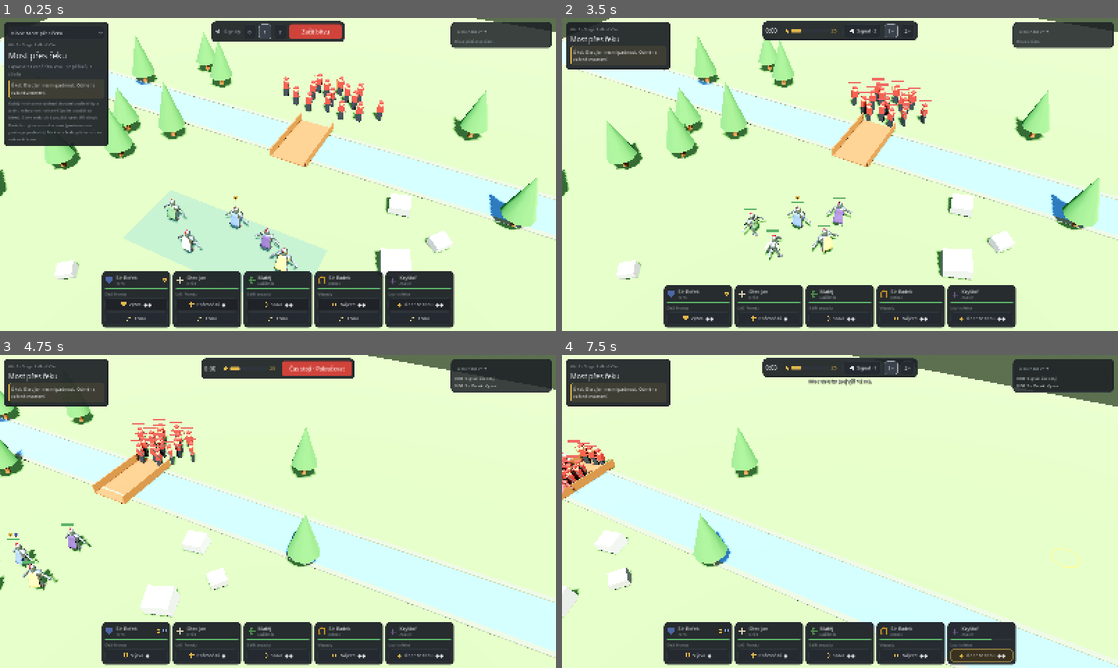
Above: before the commit, frames 1-4 (two rows, left to right).
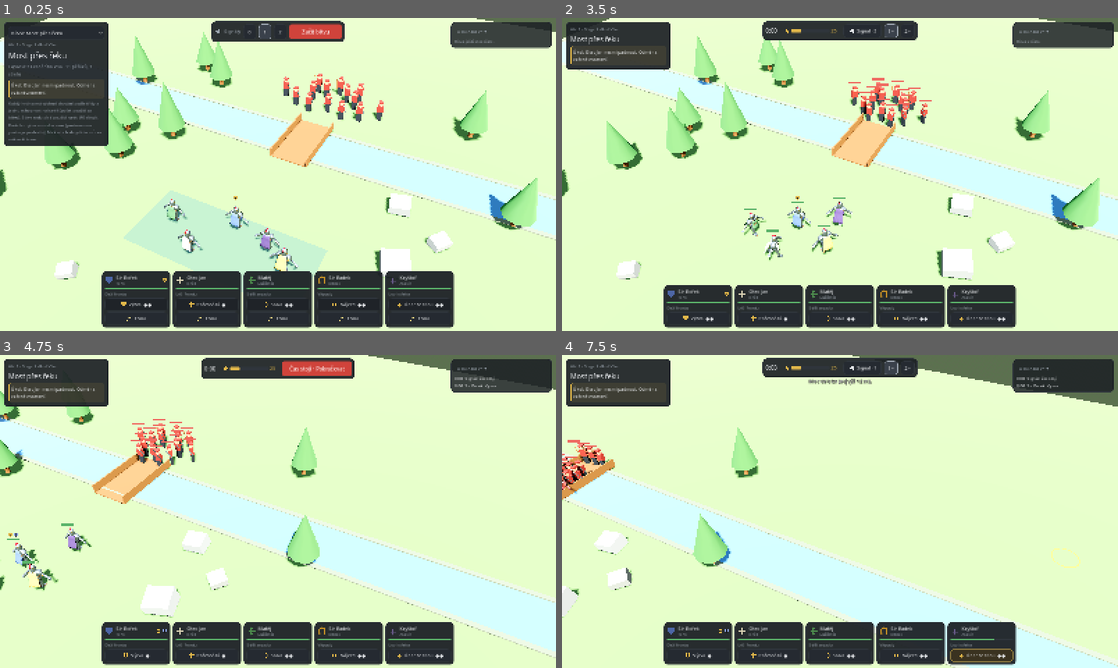
Above: after the commit, the same moments.

Repository: tomaspatolan-bit/roguelike
Game: Godot game, scene res://scenes/battle/battle.tscn
Same seed, same stepped clock (60 frames per second), same inputs: the game is played once before the commit and once after it.
Inputs (mouse positions are in pixels of both pictures, inside the frame that each line leads up to):
- Up to frame 1 (0.25 s): no input
- Up to frame 2 (3.5 s): click "0" at 0.5 s; click "1" at 1.25 s; click "2" at 2 s; click "Začít bitvu" at 2.75 s
- Up to frame 3 (4.75 s): tap Enter at 3.5 s; move the mouse to (400, 495) at 3.52 s; hold D 3.53-4.25 s; tap 1 at 3.6 s; click (400, 495) at 3.67 s; tap Space at 3.77 s; drag from (166, 527) to (250, 574) at 4.27 s
- Up to frame 4 (7.5 s): click "Čas stojí · Pokračovat" at 5 s; move the mouse to (895, 442) at 5.77 s; hold D 5.78-6.5 s; tap 3 at 5.85 s; drag from (812, 574) to (673, 464) at 6.52 s; move the mouse to (1006, 558) at 7.27 s; hold A from 7.28 s (still down); tap 5 at 7.35 s

The runs differ from the first frame. In frame 1, less than 0.1% of the frame differs, in the area x 12-61%, y 15-29%; in frame 2, less than 0.1%; in frame 3, less than 0.1%; in frame 4, 0.3%, in the area x 0-78%, y 29-92%.

Commit message:
WIP: Most +2 lapkové
Co-Authored-By: Claude Opus 5.5 <noreply@anthropic.com>
Claude-Session: https://claude.ai/code/session_01YTcC7gpzrVVeumCwLBkTTm

Diff:
--- a/data/scenarios/most_pres_reku.json
+++ b/data/scenarios/most_pres_reku.json
@@ -1,7 +1,7 @@
 {
   "_info": "Bitva Most přes řeku. Souřadnice v metrech: x doprava, y dopředu (k nepříteli). Řeka vede napříč mezi river …(363 unchanged characters)…
   "name": "Most přes řeku",
-  "subtitle": "Lapkové z Hraběcího lesa · 12 pěšáků, 3 střelci",
+  "subtitle": "Lapkové z Hraběcího lesa · 11 pěšáků, 3 střelci",
   "stage_label": "Akt 1 · Stage 2",
   "win_title": "Vítězství u mostu",
   "river": {"y0": 4.0, "y1": 8.0, "crossings": [{"x0": -1.25, "x1": 1.25, "kind": "most", "speed": 1.0}]},
@@ -18,7 +18,7 @@
   "enemies": [
     ["lapka", -3.0, 11.0], ["lapka", -1.5, 10.5], ["lapka", 0.0, 11.2], ["lapka", 1.5, 10.6], ["lapka", 3.0, 11.0],
     ["lapka", -2.0, 12.6], ["lapka", 2.0, 12.6], ["lapka", -4.5, 12.0], ["lapka", 4.5, 12.0],
-    ["lapka", -1.0, 13.4], ["lapka", 1.0, 13.4], ["lapka", 0.0, 12.2],
+    ["lapka", -1.0, 13.4], ["lapka", 1.0, 13.4],
     ["strelec", -2.0, 14.0], ["strelec", 0.0, 14.4], ["strelec", 2.0, 14.0]
   ]
 }
--- a/tests/test_battle_sim.gd
+++ b/tests/test_battle_sim.gd
@@ -355,11 +355,11 @@
 ## Po ztrátě 70 % se nepřítel zlomí: střelci prchnou z bojiště, pěšáci zoufale dobojují.
 func _test_morale(data: Dictionary) -> void:
 	var s := Sim.new(data, Sim.default_setup(data, 0), 19)
-	for i in 11:
-		s.by_id("e%d" % i).hp = 0.0   # 11 z 15 ztrát = 73 %
+	for i in 10:
+		s.by_id("e%d" % i).hp = 0.0   # 10 z 14 ztrát = 71 %
 	s.step(DT)
-	var lapka := s.by_id("e11")
-	var strelec := s.by_id("e12")
+	var lapka := s.by_id("e10")
+	var strelec := s.by_id("e11")
 	_check(s.foes_broken, "po ztrátě 70 % se morálka nepřítele zlomí")
 	_check(lapka.desperate and not lapka.fleeing and s._dmg_mult(lapka) > 1.0, "pěšák se zlomenou morálkou zoufale útočí silněji")
 	_check(strelec.fleeing and not strelec.desperate, "střelec se zlomenou morálkou prchá")
